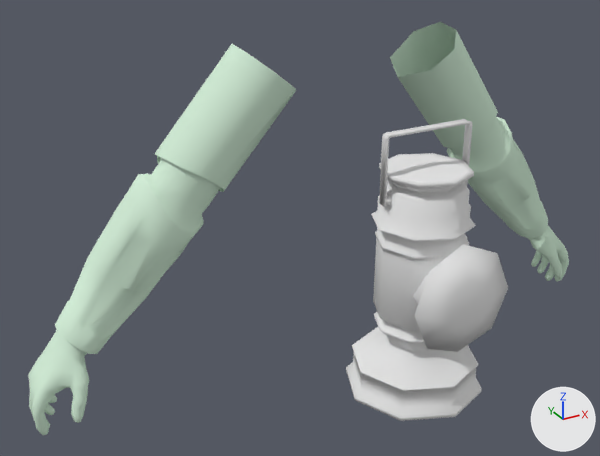
One commit to the Blender file models/v_lantern/v_lantern.blend: the scene before it, then after it.
Camera for both pictures: a 50 mm camera at (-33.4, -51.8, 72.9) aimed at (-7.3, -4.5, 49.2). Every picture has the same lights, and +X, +Y and +Z are marked at lower right.

Objects in the first picture: 'Hands_reference.001', 'v_lantern'.
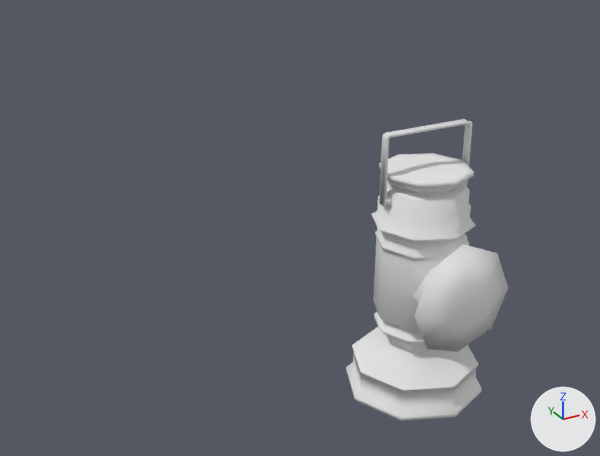
What the commit changed:
Object 'Hands_reference.001' (ob_hands_reference_001) is deleted.

Boxes [x1, y1, x2, y2] around the edits, measured in the pictures (600 x 456 px):
'Hands_reference.001', deleted
    before: [28, 22, 569, 436]
